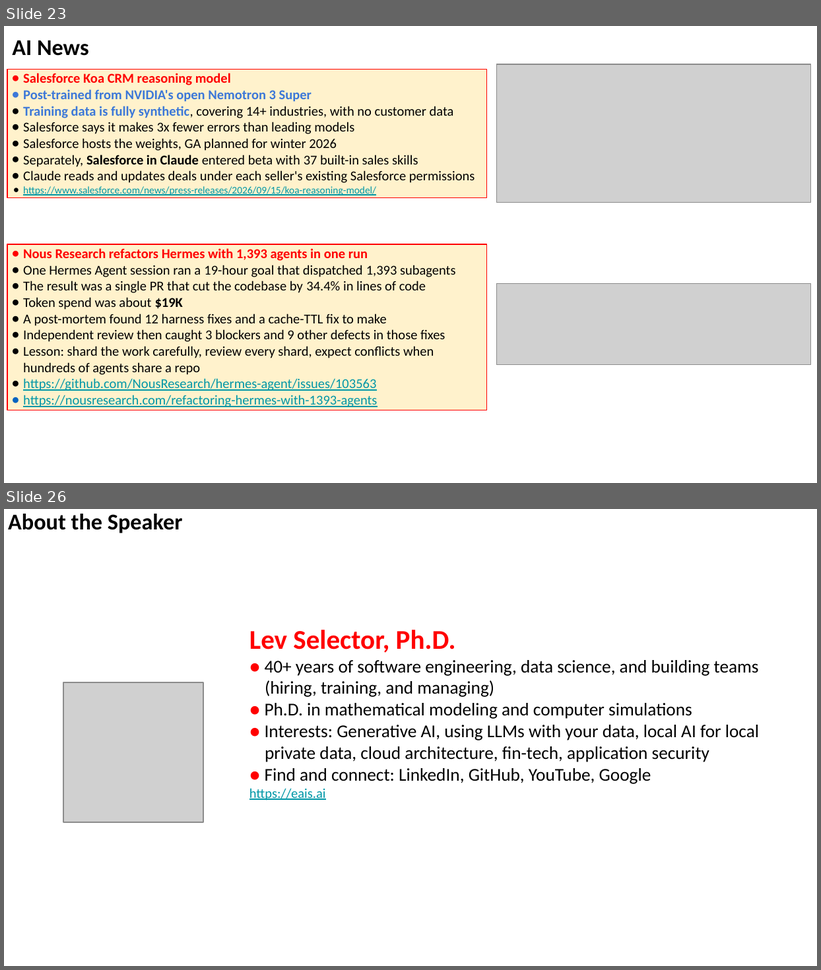
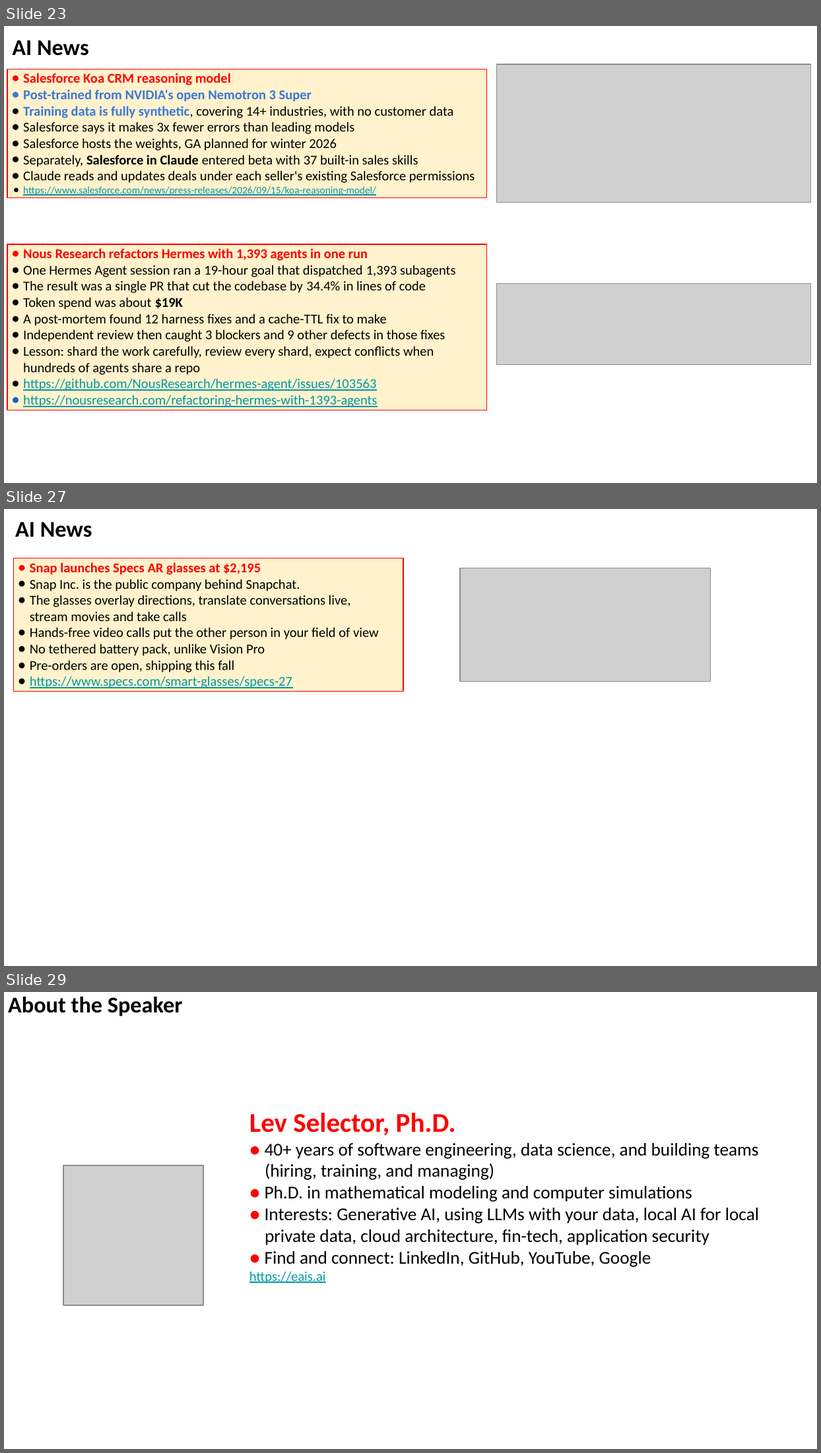
Before and after one commit to lselector/seminar, a slide deck: 2026/2026-09-18-AI-News.pptx. Shown one above the other, each under a label of ours: slides 23 and 26 before the commit, slides 23, 27 and 29 after it; the slides between them are not shown. The pictures are 821x970 and 821x1453 pixels, drawn with LibreOffice and Linux fonts; fonts in the diff are those of the drawing; grey boxes stand for pictures. Boxes give left, top, right and bottom in pixels: in the first picture for what was removed or moved away, otherwise in the second. Text is boxed around its words. In the diff, an @@ line names an element or a change of style, - is before the commit and + after.

```diff
--- a/2026/2026-09-18-AI-News.pptx
+++ b/2026/2026-09-18-AI-News.pptx
@@ slide 27 added at (4, 509, 817, 966), background #FFFFFF @@
@@ text added at (15, 522, 92, 537), 20 pt, text #000000, bold @@
+AI News
@@ rectangle added at (14, 559, 403, 692), fill #FFF2CC, outline #FF0000 0.75 pt, 12 pt, text #000000 @@
+● Snap launches Specs AR glasses at $2,195
+● Snap Inc. is the public company behind Snapchat.
+● The glasses overlay directions, translate conversations live,
+  stream movies and take calls
+● Hands-free video calls put the other person in your field of view
+● No tethered battery pack, unlike Vision Pro
+● Pre-orders are open, shipping this fall
+● https://www.specs.com/smart-glasses/specs-27
@@ picture added at (460, 568, 711, 681) @@
@@ what was slide 26 is now slide 29 @@
```
Also in this commit, not shown: 8 slides changed, 2 other slides added.
